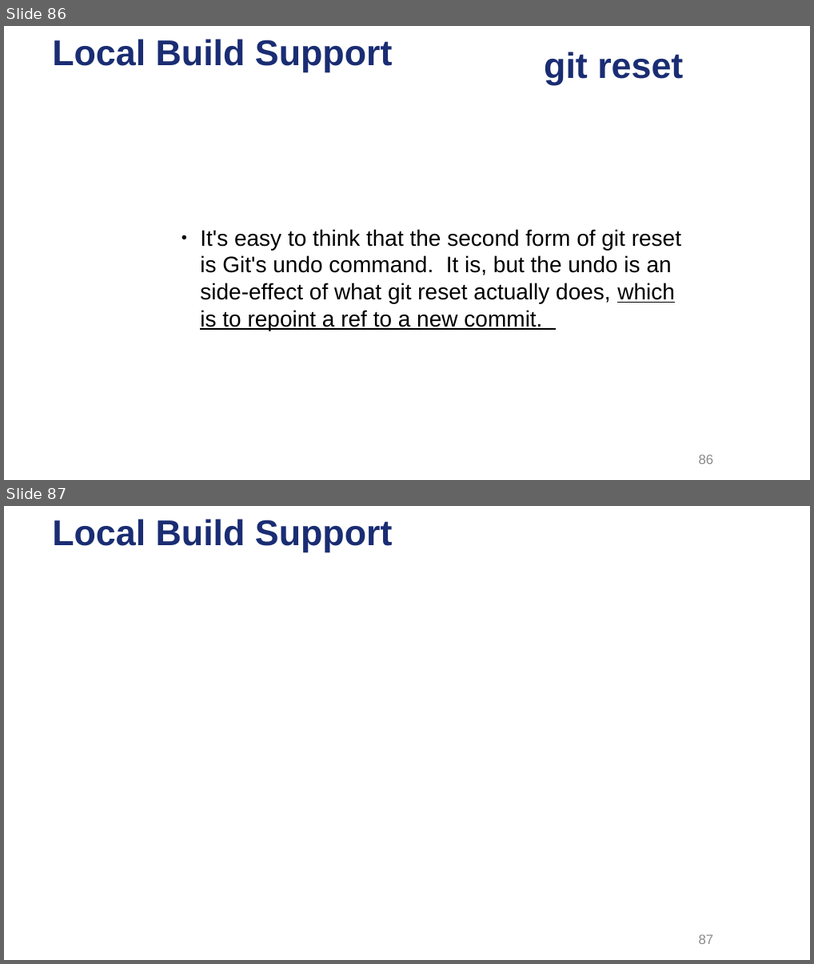
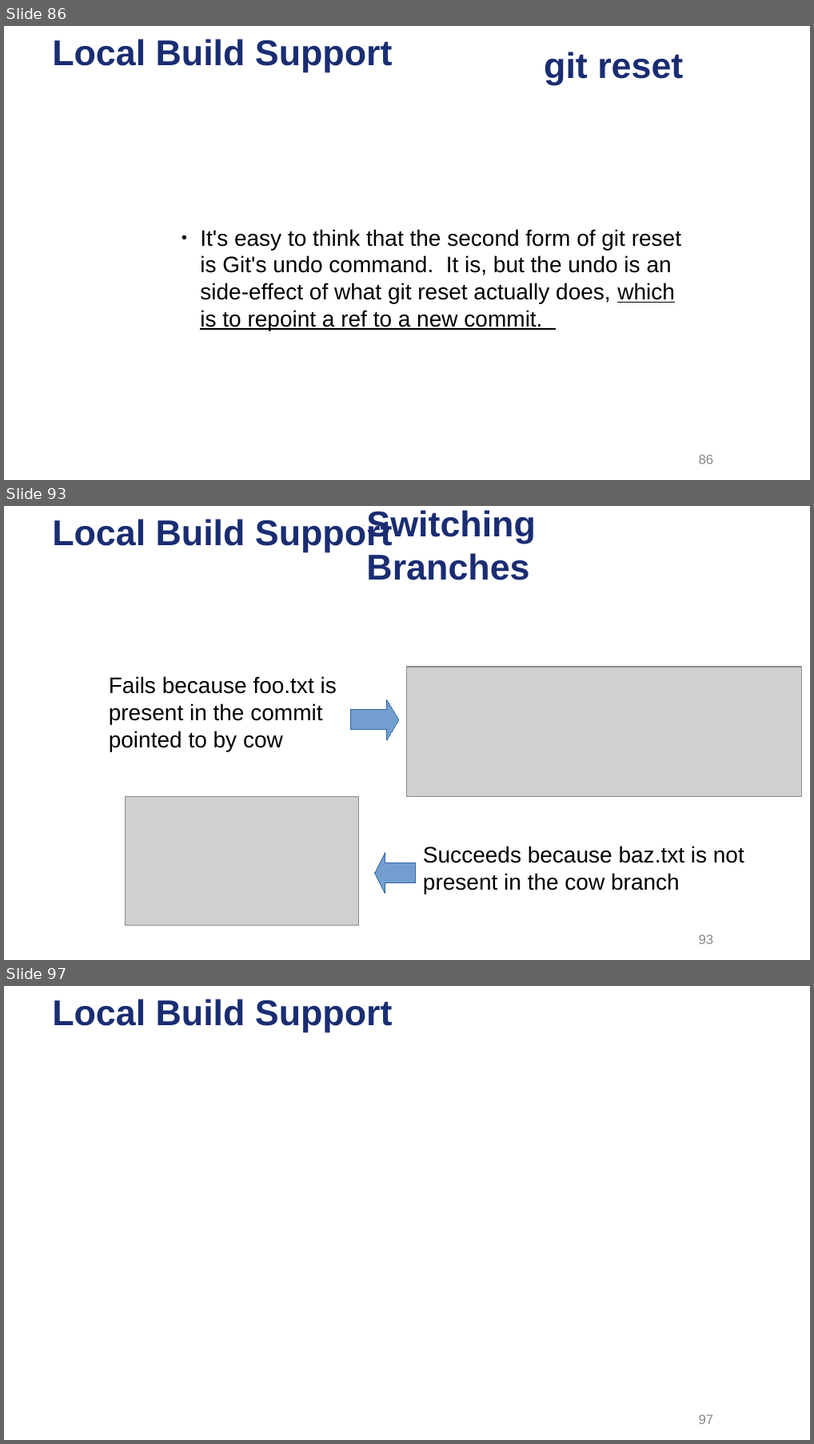
Before and after one commit to ysgard/git-presentation, a slide deck: Dive into Git.odp. Shown one above the other, each under a label of ours: slides 86 and 87 before the commit, slides 86, 93 and 97 after it; the slides between them are not shown. The pictures are 814x964 and 814x1444 pixels, drawn with LibreOffice and Linux fonts; fonts in the diff are those of the drawing; grey boxes stand for pictures; background and template pictures are left out. Boxes give left, top, right and bottom in pixels: in the first picture for what was removed or moved away, otherwise in the second. Text is boxed around its words. In the diff, an @@ line names an element or a change of style, - is before the commit and + after.

```diff
--- a/Dive into Git.odp
+++ b/Dive into Git.odp
@@ slide 93 added at <box>4,506,810,960</box>, background picture (left out); not listed: 1 template element that a slide beside it also shows @@
@@ title added at <box>366,510,535,580</box>, 32 pt, text #1A2D73, bold @@
+Switching Branches
@@ picture added at <box>407,667,802,796</box> @@
@@ text added at <box>109,676,337,752</box>, 20 pt, text #000000 @@
+Fails because foo.txt is present in the commit pointed to by cow
@@ right arrow added at <box>350,700,399,740</box>, fill #729FCF, outline #3465A4 0 pt @@
@@ picture added at <box>125,796,359,925</box> @@
@@ left arrow added at <box>375,852,415,893</box>, fill #729FCF, outline #3465A4 0 pt @@
@@ text added at <box>423,846,745,894</box>, 20 pt, text #000000 @@
+Succeeds because baz.txt is not present in the cow branch
@@ page number added at <box>699,935,714,944</box>, 12 pt, text #898989 @@
+93
@@ what was slide 87 is now slide 97 @@
```
Also in this commit, not shown: 3 slides changed, 10 other slides added, 1 slide removed, 10 other files.
